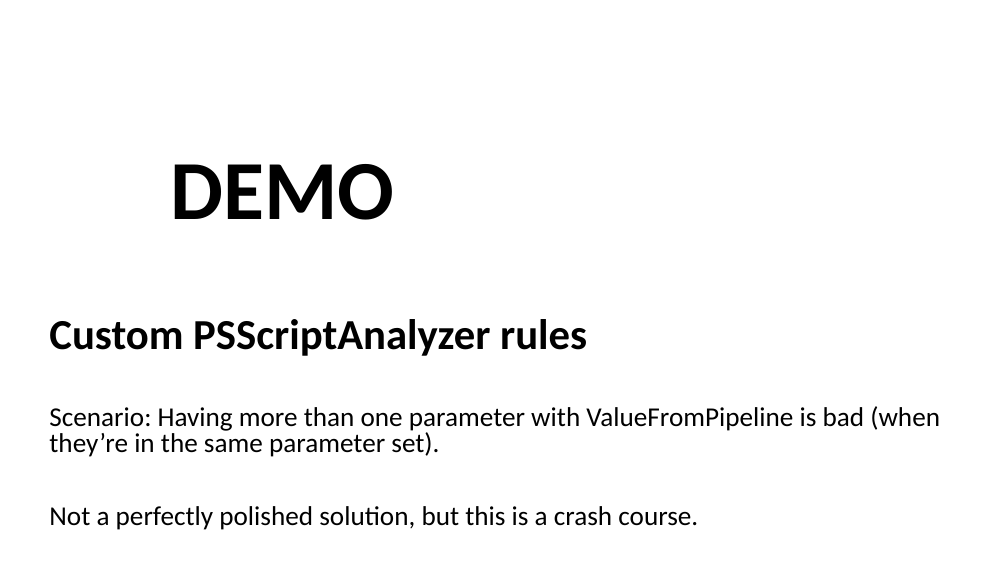
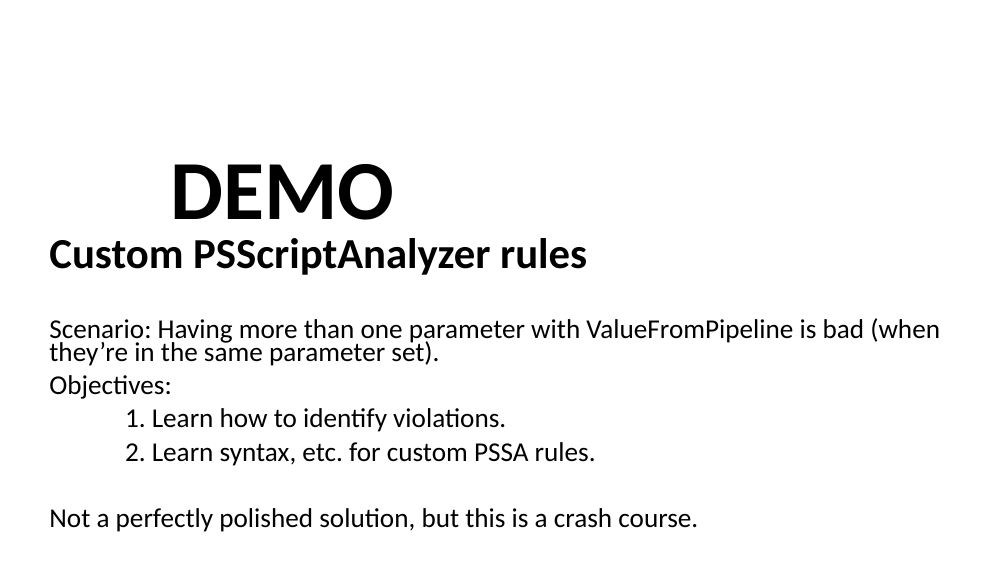
Before and after one commit to thomasrayner/Presentation-Files, a slide deck: slide 6 of PSSA Custom Rule Crash Course/Thomas Rayner PSSA Custom Rule Crash Course.pptx. Drawn at 1008x567 pixels with LibreOffice and Linux fonts; fonts in the diff are those of the drawing; background and template pictures are left out. Boxes give left, top, right and bottom in pixels: in the first picture for what was removed or moved away, otherwise in the second. Text is boxed around its words. In the diff, an @@ line names an element or a change of style, - is before the commit and + after.

```diff
--- a/PSSA Custom Rule Crash Course/Thomas Rayner PSSA Custom Rule Crash Course.pptx
+++ b/PSSA Custom Rule Crash Course/Thomas Rayner PSSA Custom Rule Crash Course.pptx
@@ text "Custom PSScriptAnalyzer rules": place and size @@
-text "Custom PSScriptAnalyzer rules" at (49,319,940,530)
+text "Custom PSScriptAnalyzer rules" at (49,238,940,532)
@@ text at (49,238,940,532): line spacing 0.8 to 0.7 @@
@@ text at (49,375,596,466): paragraphs added @@
+Objectives:
+1. Learn how to identify violations.
+2. Learn syntax, etc. for custom PSSA rules.
```
Also in this commit, not shown: 1 other slide changed.
